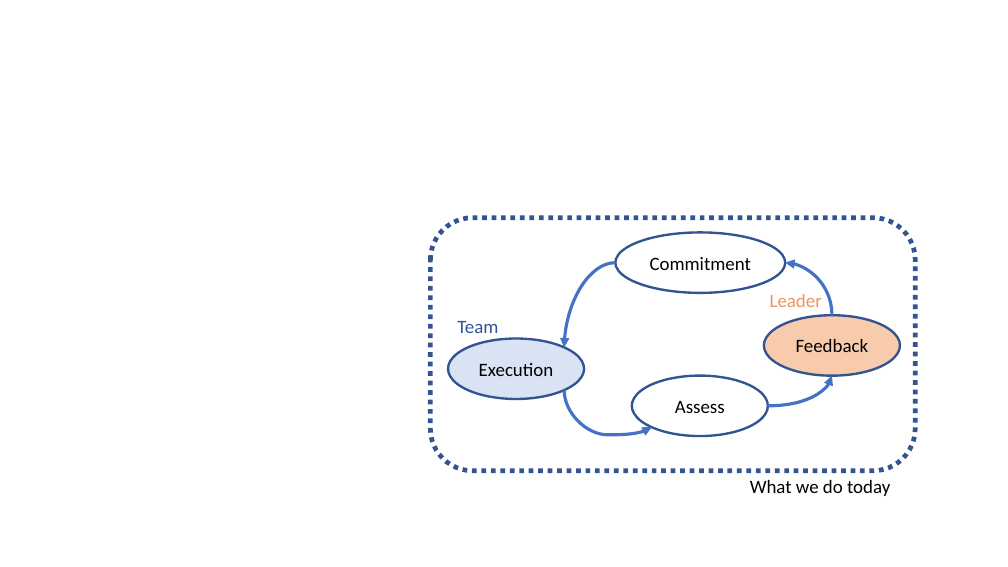
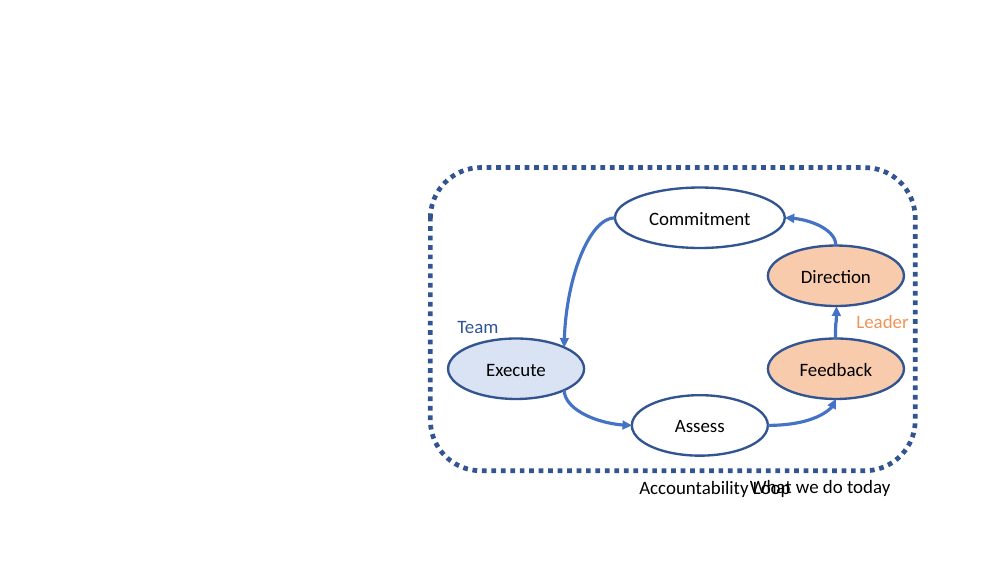
Before and after one commit to arlobelshee/Presentations, a slide deck: slide 1 of leading technical debt/OwnershipLoop.pptx. Drawn at 1008x567 pixels with LibreOffice and Linux fonts; fonts in the diff are those of the drawing. Boxes give left, top, right and bottom in pixels: in the first picture for what was removed or moved away, otherwise in the second. Text is boxed around its words. In the diff, an @@ line names an element or a change of style, - is before the commit and + after.

```diff
--- a/leading technical debt/OwnershipLoop.pptx
+++ b/leading technical debt/OwnershipLoop.pptx
@@ rounded rectangle: place and size @@
-rounded rectangle at <box>430,218,915,471</box>
+rounded rectangle at <box>430,168,915,471</box>
@@ ellipse "Commitment": place and size @@
-ellipse "Commitment" at <box>616,232,786,293</box>
+ellipse "Commitment" at <box>615,188,785,248</box>
@@ curved arrow moved from (616, 262) - (564, 348) to (615, 218) - (564, 348) @@
@@ curved arrow added from (836, 246) to (785, 218), #4472C4 3 pt @@
@@ ellipse added at <box>768,246,904,306</box>, fill #F8CBAD, outline #325491 2.25 pt, 18 pt, text #000000 @@
+Direction
@@ curved arrow moved from (832, 315) - (786, 262) to (836, 339) - (836, 306) @@
@@ text "Leader": place and size @@
-text "Leader" at <box>770,294,822,307</box>
+text "Leader" at <box>856,315,908,328</box>
@@ ellipse "Feedback": place and size @@
-ellipse "Feedback" at <box>764,315,900,376</box>
+ellipse "Feedback" at <box>768,339,904,399</box>
@@ text in ellipse at <box>486,364,546,376</box>: text changed @@
-Execution
+Execute
@@ curved arrow moved from (564, 390) - (652, 427) to (564, 390) - (632, 426) @@
@@ ellipse "Assess": place and size @@
-ellipse "Assess" at <box>632,376,768,436</box>
+ellipse "Assess" at <box>632,395,768,456</box>
@@ curved arrow moved from (768, 406) - (832, 376) to (768, 426) - (836, 399) @@
@@ text added at <box>639,480,791,497</box>, 18 pt, text #000000 @@
+Accountability Loop
```
Also in this commit, not shown: 2 other slides changed.
